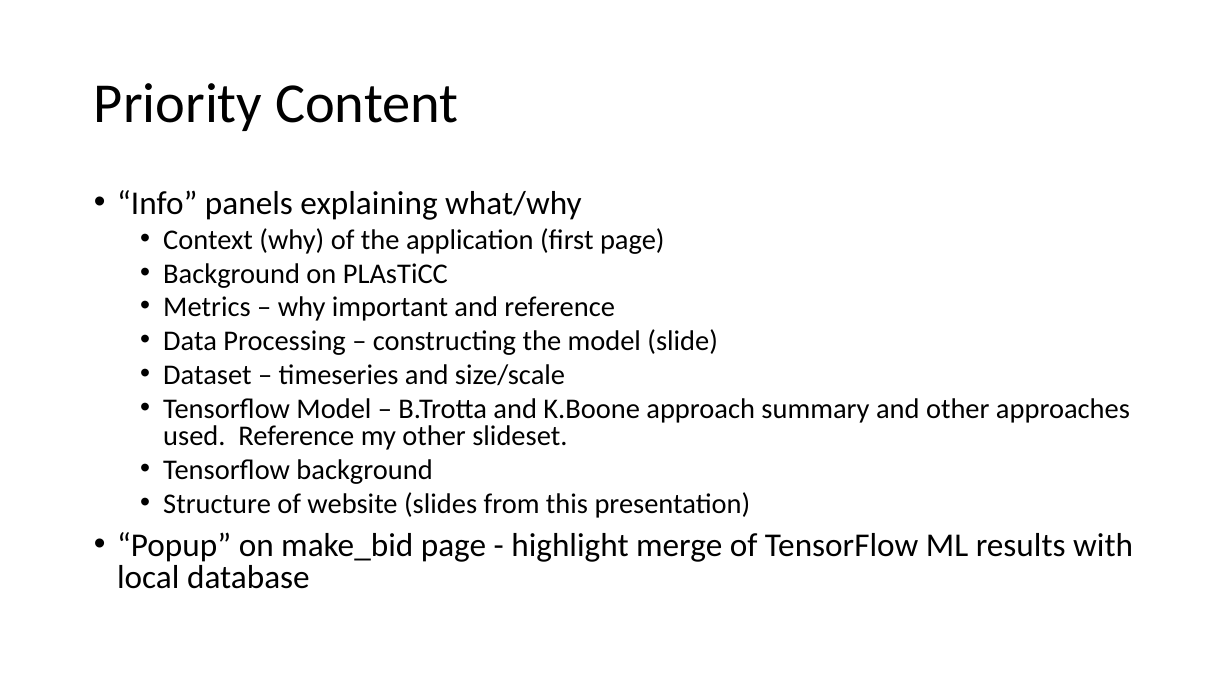
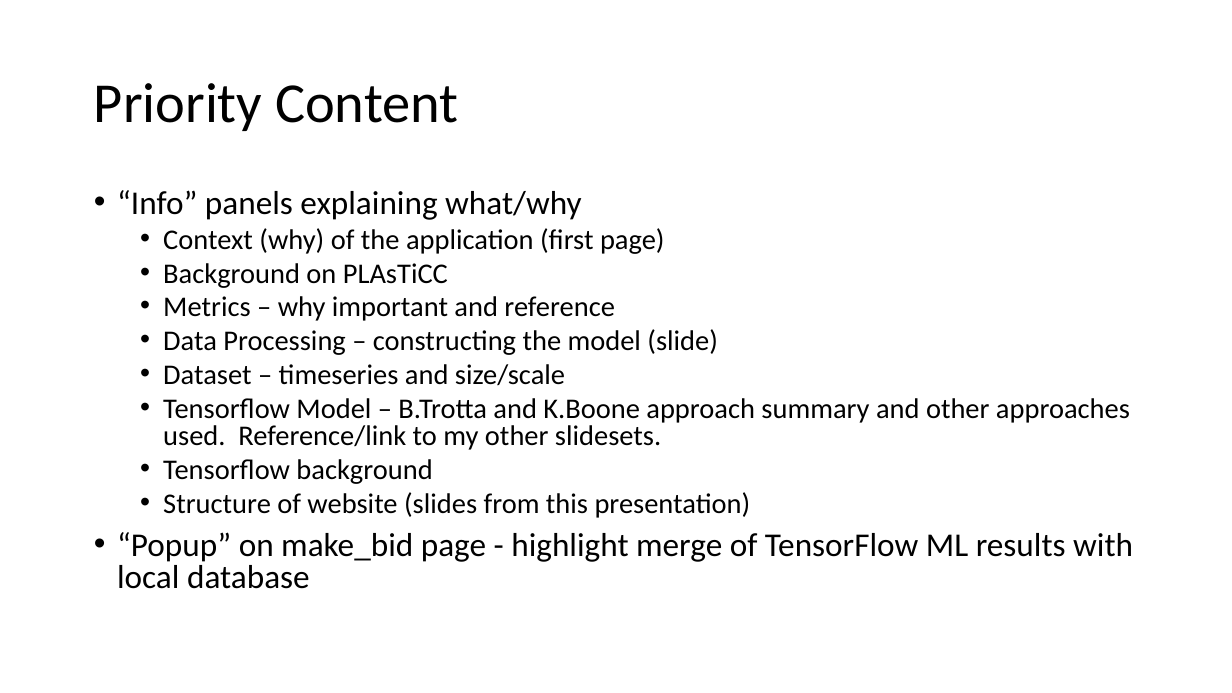
Before and after one commit to cwinsor/django_103_plasticc_and_ux, a slide deck: slide 15 of presentation.pptx. Drawn at 1232x693 pixels with LibreOffice and Linux fonts; fonts in the diff are those of the drawing. Boxes give left, top, right and bottom in pixels: in the first picture for what was removed or moved away, otherwise in the second. Text is boxed around its words. In the diff, an @@ line names an element or a change of style, - is before the commit and + after.

```diff
--- a/presentation.pptx
+++ b/presentation.pptx
@@ text at [163, 398, 1130, 450]: text changed @@
-  • Tensorflow Model – B.Trotta and K.Boone approach summary and other approaches used. Reference my other slideset.
+  • Tensorflow Model – B.Trotta and K.Boone approach summary and other approaches used. Reference/link to my other slidesets.
```
Also in this commit, not shown: 2 other slides changed, 1 slide added, 3 other files.
